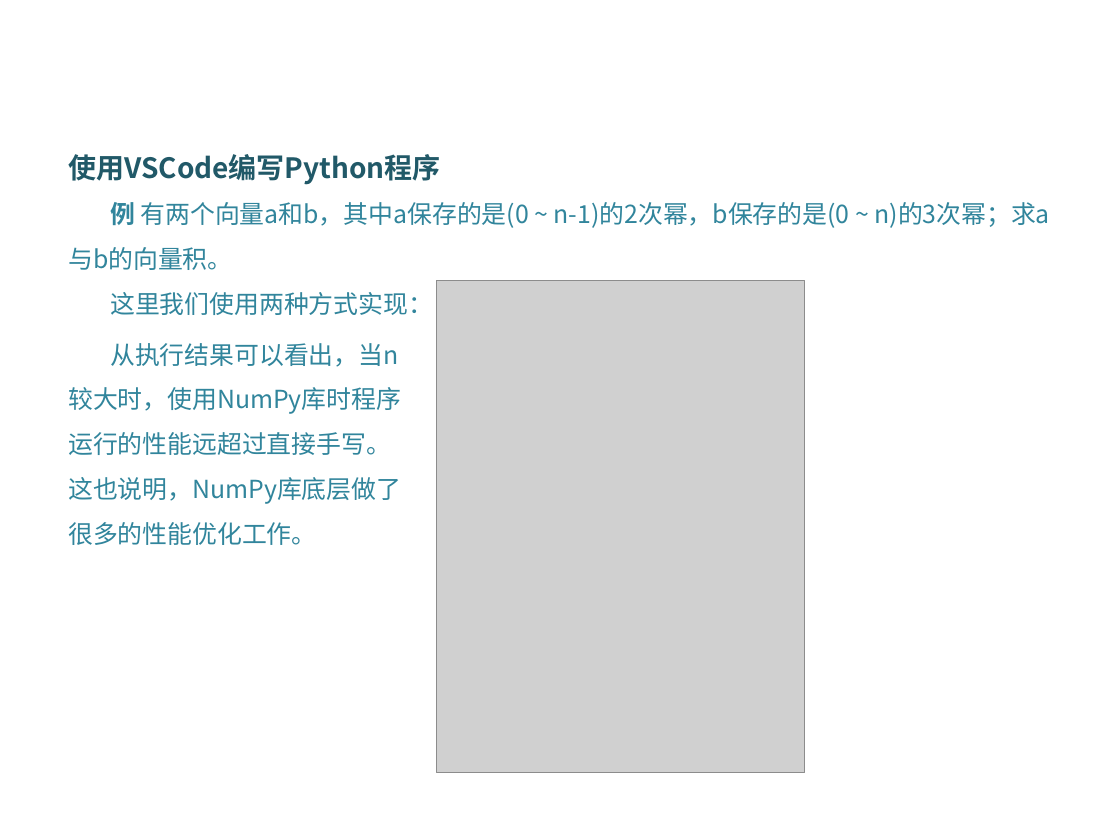
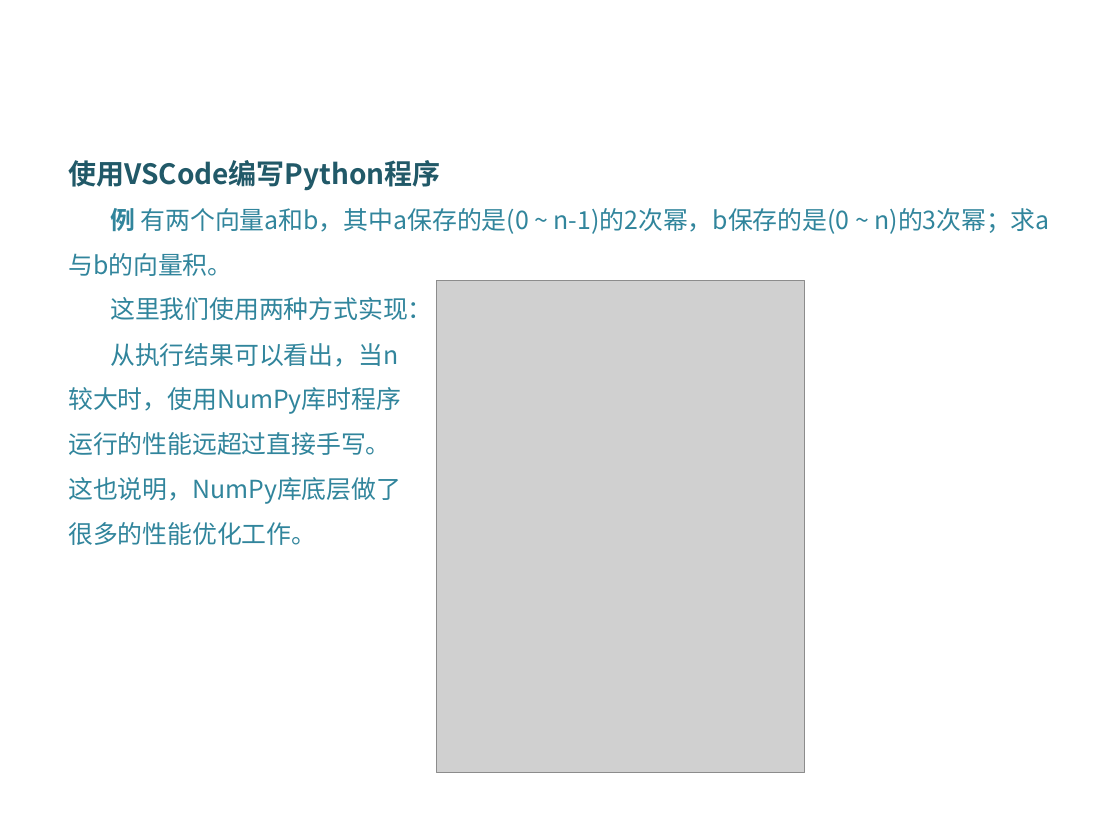
Before and after one commit to DataScienceCoding/Python-Data-Analysis, a slide deck: slide 10 of Python-Data-Analysis.pptx. Drawn at 1120x840 pixels with LibreOffice and Linux fonts; fonts in the diff are those of the drawing; grey boxes stand for pictures; background and template pictures are left out. Boxes give left, top, right and bottom in pixels: in the first picture for what was removed or moved away, otherwise in the second. Text is boxed around its words. In the diff, an @@ line names an element or a change of style, - is before the commit and + after.

Commit message:
修改动画

```diff
--- a/Python-Data-Analysis.pptx
+++ b/Python-Data-Analysis.pptx
@@ text "使用VSCode编写Python程序": place and size @@
-text "使用VSCode编写Python程序" at box(68, 154, 1049, 315)
+text "使用VSCode编写Python程序" at box(68, 160, 1049, 320)
```
